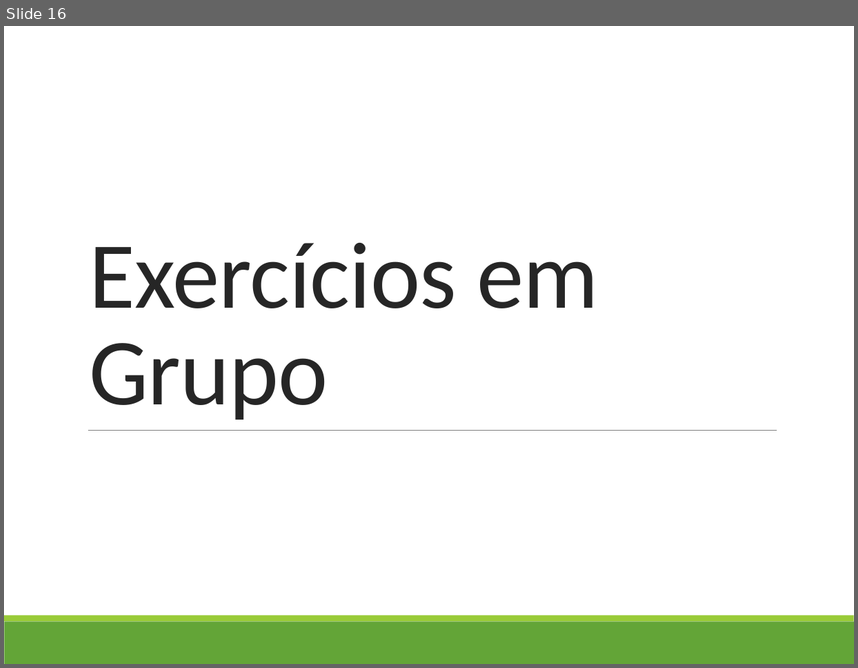
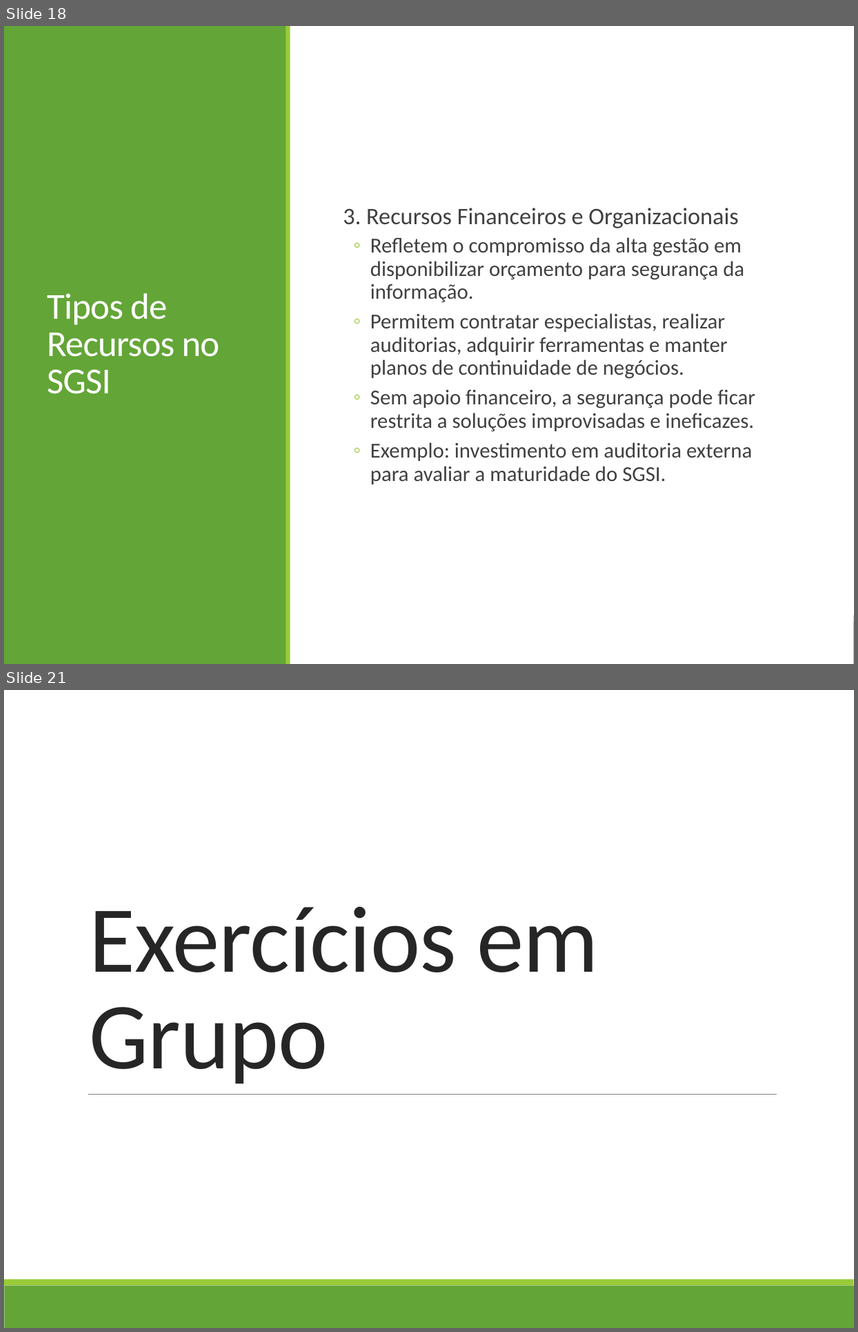
Before and after one commit to profAndreSouza/Material, a slide deck: Segurança da Informação/Aula-04-ISO27001-Estrutura-e-escopo.pptx. Shown one above the other, each under a label of ours: slide 16 before the commit, slides 18 and 21 after it; the slides between them are not shown. The pictures are 858x668 and 858x1332 pixels, drawn with LibreOffice and Linux fonts; fonts in the diff are those of the drawing. Boxes give left, top, right and bottom in pixels: in the first picture for what was removed or moved away, otherwise in the second. Text is boxed around its words. In the diff, an @@ line names an element or a change of style, - is before the commit and + after.

```diff
--- a/Segurança da Informação/Aula-04-ISO27001-Estrutura-e-escopo.pptx
+++ b/Segurança da Informação/Aula-04-ISO27001-Estrutura-e-escopo.pptx
@@ slide 18 added at (x1=4, y1=26, x2=854, y2=664), background #FFFFFF; not listed: 2 template elements that a slide beside it also shows @@
@@ rectangle added at (x1=4, y1=26, x2=854, y2=664), fill #FFFFFF @@
@@ rectangle added at (x1=4, y1=26, x2=286, y2=664), fill #63A537 @@
@@ rectangle added at (x1=286, y1=26, x2=290, y2=664), fill #99CB38 @@
@@ text added at (x1=343, y1=207, x2=755, y2=484), 18 pt, text #404040 @@
+  3. Recursos Financeiros e Organizacionais
+  ◦ Refletem o compromisso da alta gestão em disponibilizar orçamento para segurança da informação.
+  ◦ Permitem contratar especialistas, realizar auditorias, adquirir ferramentas e manter planos de continuidade de negócios.
+  ◦ Sem apoio financeiro, a segurança pode ficar restrita a soluções improvisadas e ineficazes.
+  ◦ Exemplo: investimento em auditoria externa para avaliar a maturidade do SGSI.
@@ title added at (x1=47, y1=293, x2=220, y2=394), 31 pt, text #FFFFFF @@
+Tipos de Recursos no SGSI
@@ what was slide 16 is now slide 21 @@
```
Also in this commit, not shown: 16 slides changed, 5 other slides added, 1 slide removed, 1 other file.
